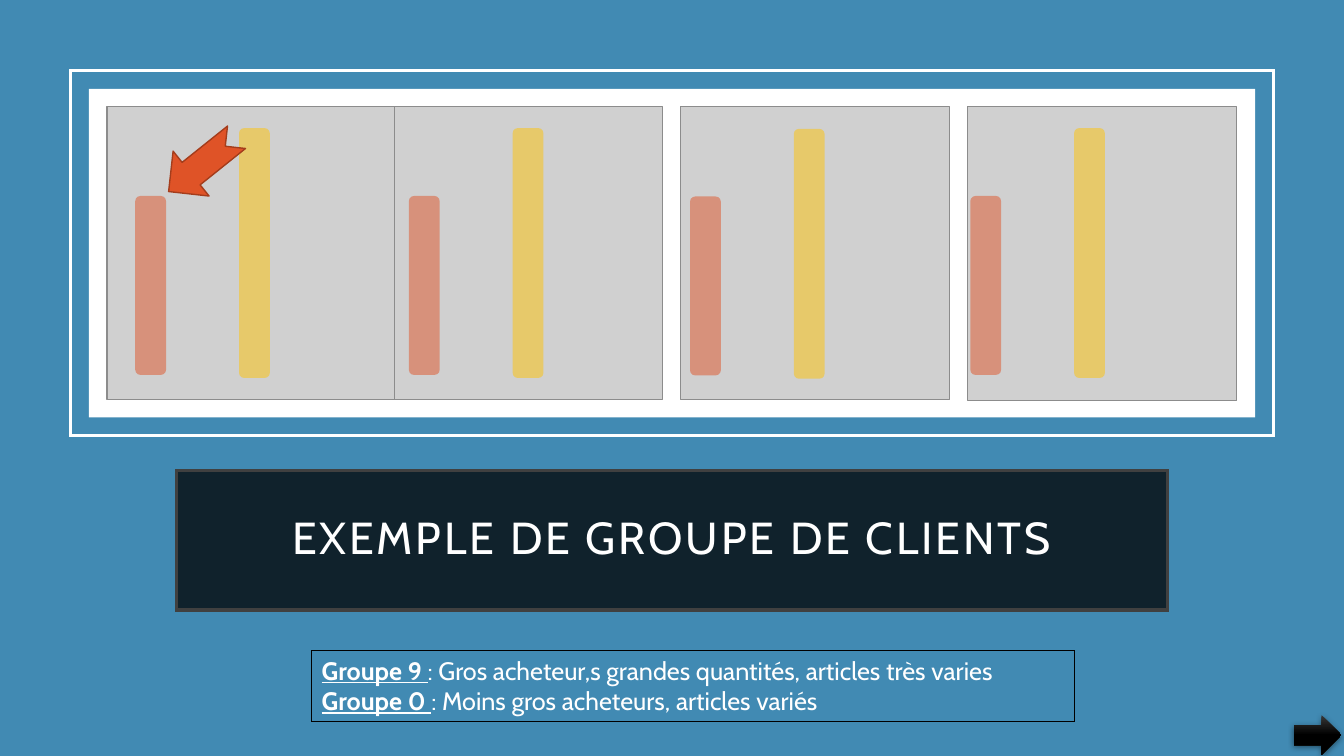
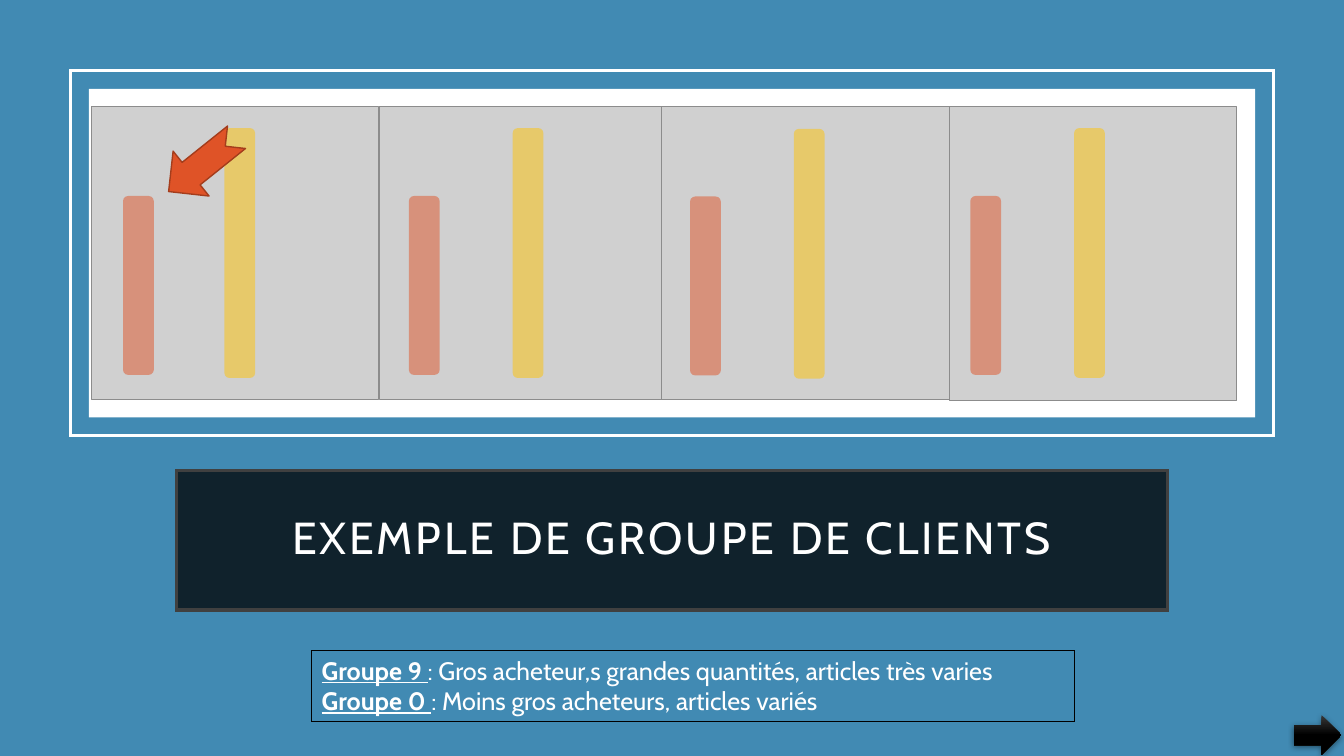
Before and after one commit to pfroide/python, a slide deck: slide 18 of Projet_5/p5.pptx. Drawn at 1344x756 pixels with LibreOffice and Linux fonts; fonts in the diff are those of the drawing; grey boxes stand for pictures. Boxes give left, top, right and bottom in pixels: in the first picture for what was removed or moved away, otherwise in the second. Text is boxed around its words. In the diff, an @@ line names an element or a change of style, - is before the commit and + after.

```diff
--- a/Projet_5/p5.pptx
+++ b/Projet_5/p5.pptx
@@ picture: place and size @@
-picture at (107, 107, 394, 399)
+picture at (92, 107, 379, 399)
@@ picture: place and size @@
-picture at (394, 107, 662, 399)
+picture at (379, 107, 662, 399)
@@ picture: place and size @@
-picture at (681, 107, 949, 399)
+picture at (662, 107, 950, 399)
@@ picture: place and size @@
-picture at (968, 107, 1237, 400)
+picture at (950, 107, 1237, 400)
@@ rounded rectangle: place and size @@
-rounded rectangle at (239, 128, 270, 378)
+rounded rectangle at (225, 128, 256, 378)
@@ rounded rectangle: place and size @@
-rounded rectangle at (135, 196, 166, 375)
+rounded rectangle at (123, 196, 154, 375)
```
Also in this commit, not shown: 15 other slides changed.
